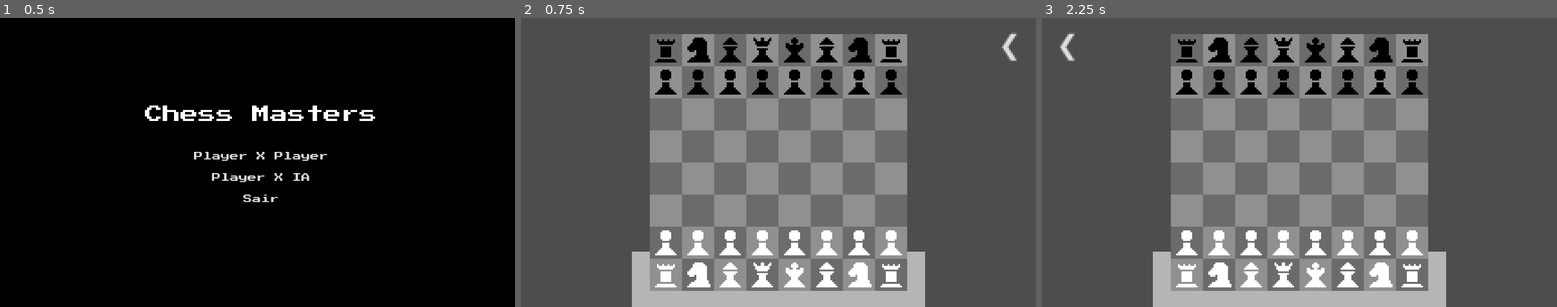
Above: before the commit, frames 1-3 (left to right).
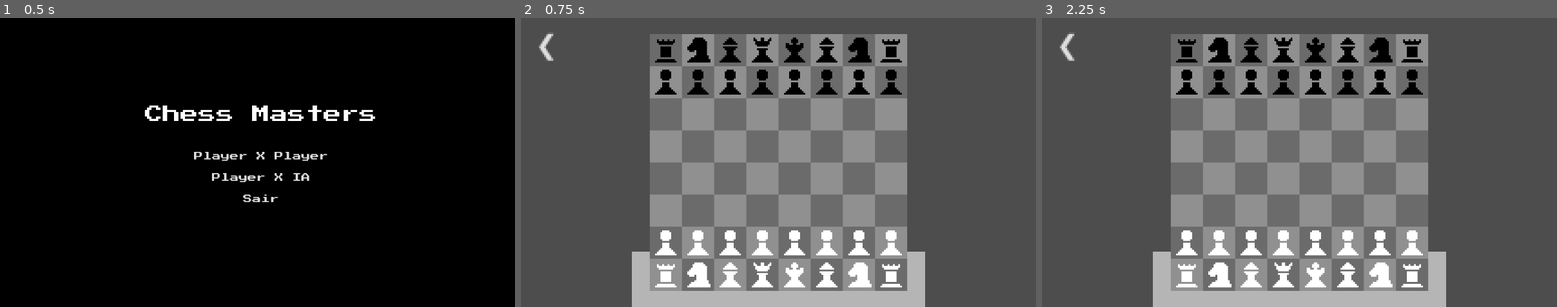
Above: after the commit, the same moments.

Repository: henriquedaltrozo/ProjetoJogoXadrez
Game: Godot game, scene res://Scenes/menu.tscn
Two runs of this game, one before a commit and one after it. Both use one fixed random seed, a clock stepped at 60 frames per second and the inputs below.
Inputs:
- Up to frame 1 (0.5 s): no input
- Up to frame 2 (0.75 s): click "Player X Player" at 0.5 s
- Up to frame 3 (2.25 s): click "❮" at 1.25 s; click "Player X IA" at 2 s

Frame 1 is identical in both runs. In frame 2, 0.3% of the frame differs, in the area x 3-97%, y 5-15%; in frame 3, nothing differs.

Commit message:
fix: background sound

Diff:
--- a/Projeto/Scenes/chess.gd
+++ b/Projeto/Scenes/chess.gd
@@ -28,6 +28,9 @@
 @onready var turn = $Turn
 @onready var white_pieces = $"../CanvasLayer/white_pieces"
 @onready var black_pieces = $"../CanvasLayer/black_pieces"
+@onready var move_sound = $MoveSound
+@onready var end_sound = $EndSound
+var game_over = false
 
 #Variables
 # -6 = black king
@@ -91,6 +94,8 @@
 		button.pressed.connect(self._on_button_pressed.bind(button))
 
 func _input(event):
+	if game_over:
+		return
 	if event is InputEventMouseButton && event.pressed && promotion_square == null:
 		if event.button_index == MOUSE_BUTTON_LEFT:
 			if is_mouse_out(): return
@@ -216,6 +221,7 @@
 			white = !white
 			threefold_position(board)
 			display_board()
+			move_sound.play()
 			break
 	delete_dots()
 	state = false
@@ -225,14 +231,23 @@
 		show_options()
 		state = true
 	elif is_stalemate():
-		if white && is_in_check(white_king_pos) || !white && is_in_check(black_king_pos): print("CHECKMATE")
+		if white && is_in_check(white_king_pos) || !white && is_in_check(black_king_pos):
+			print("CHECKMATE")
+			end_sound.play()
+			game_over = true
 		else:
 			print("DRAW")
+			end_sound.play()
+			game_over = true
 
 	if fifty_move_rule == 50:
 		print("DRAW")
+		end_sound.play()
+		game_over = true
 	elif insuficient_material():
 		print("DRAW")
+		end_sound.play()
+		game_over = true
 
 func get_moves(selected : Vector2):
 	var _moves = []
@@ -466,6 +481,8 @@
 	black_pieces.visible = !white
 
 func _on_button_pressed(button):
+	if game_over:
+		return
 	var num_char = int(button.name.substr(0, 1))
 	board[promotion_square.x][promotion_square.y] = -num_char if white else num_char
 	white_pieces.visible = false
@@ -553,6 +570,8 @@
 			amount_of_same[i] += 1
 			if amount_of_same[i] >= 3:
 				print("DRAW")
+				end_sound.play()
+				game_over = true
 			return
 	unique_board_moves.append(var1.duplicate(true))
 	amount_of_same.append(1)
--- a/Projeto/Scenes/chess_ai.gd
+++ b/Projeto/Scenes/chess_ai.gd
@@ -31,6 +31,8 @@
 @onready var move_sound = $MoveSound
 @onready var end_sound = $EndSound
 
+var game_over = false
+
 var rng : RandomNumberGenerator = RandomNumberGenerator.new()
 
 var board : Array = []
@@ -76,6 +78,8 @@
 		ai_turn()
 
 func _input(event):
+	if game_over:
+		return
 	if event is InputEventMouseButton and event.pressed and promotion_square == null:
 		if (white and AI_PLAYS_WHITE) or (!white and !AI_PLAYS_WHITE):
 			return
@@ -157,7 +161,7 @@
 
 func _on_button_pressed(button):
 	var num_char = int(button.name.substr(0, 1))
-	board[promotion_square.x][promotion_square.y] = -num_char if white else num_char
+	board[promotion_square.x][promotion_square.y] = num_char if white else -num_char
 	white_pieces.visible = false
 	black_pieces.visible = false
 	promotion_square = null
@@ -266,20 +270,23 @@
 	elif is_stalemate():
 		if (white and is_in_check(white_king_pos)) or (!white and is_in_check(black_king_pos)):
 			print("CHECKMATE")
-			white_pieces.visible = true
 			end_sound.play()
+			game_over = true
 		else:
 			print("DRAW")
 			end_sound.play()
+			game_over = true
 
 	if fifty_move_rule == 50:
 		print("DRAW")
 		end_sound.play()
+		game_over = true
 	elif insuficient_material():
 		print("DRAW")
 		end_sound.play()
-
-	if prev_white != white:
+		game_over = true
+
+	if prev_white != white and not game_over:
 		if (white and AI_PLAYS_WHITE) or (!white and !AI_PLAYS_WHITE):
 			await get_tree().process_frame
 			await get_tree().create_timer(1.2).timeout
@@ -634,6 +641,7 @@
 			if amount_of_same[i] >= 3:
 				print("DRAW")
 				end_sound.play()
+				game_over = true
 			return
 	unique_board_moves.append(var1.duplicate(true))
 	amount_of_same.append(1)
--- a/Projeto/Scenes/main.tscn
+++ b/Projeto/Scenes/main.tscn
@@ -225,9 +225,9 @@
 stream = ExtResource("12_jkdf5")
 
 [node name="BackButton" type="Button" parent="."]
-offset_left = 188.0
+offset_left = -71.0
 offset_top = -152.0
-offset_right = 215.0
+offset_right = -44.0
 offset_bottom = -123.0
 theme_override_fonts/font = ExtResource("11_d1ilt")
 theme_override_font_sizes/font_size = 15
